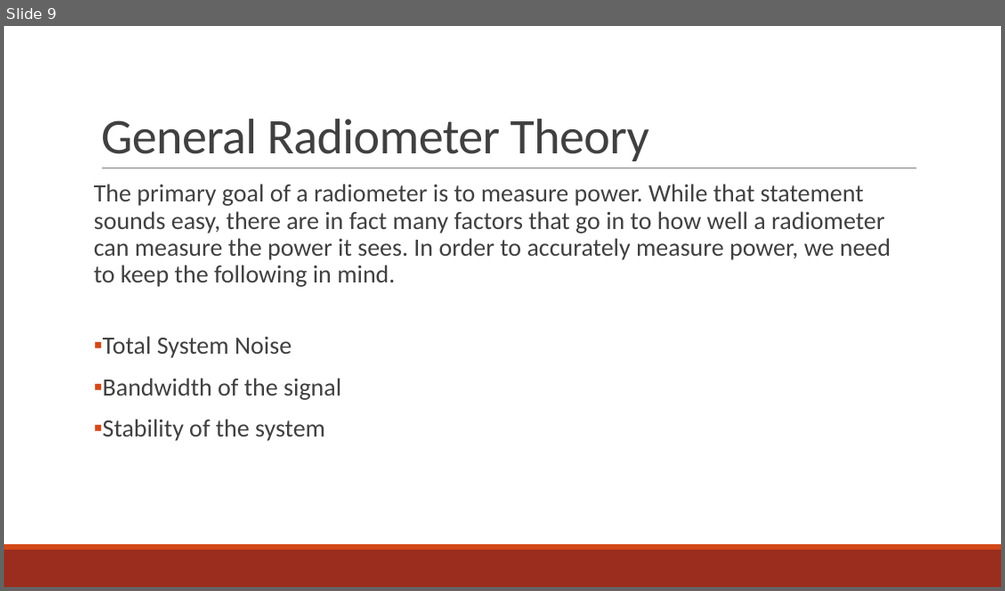
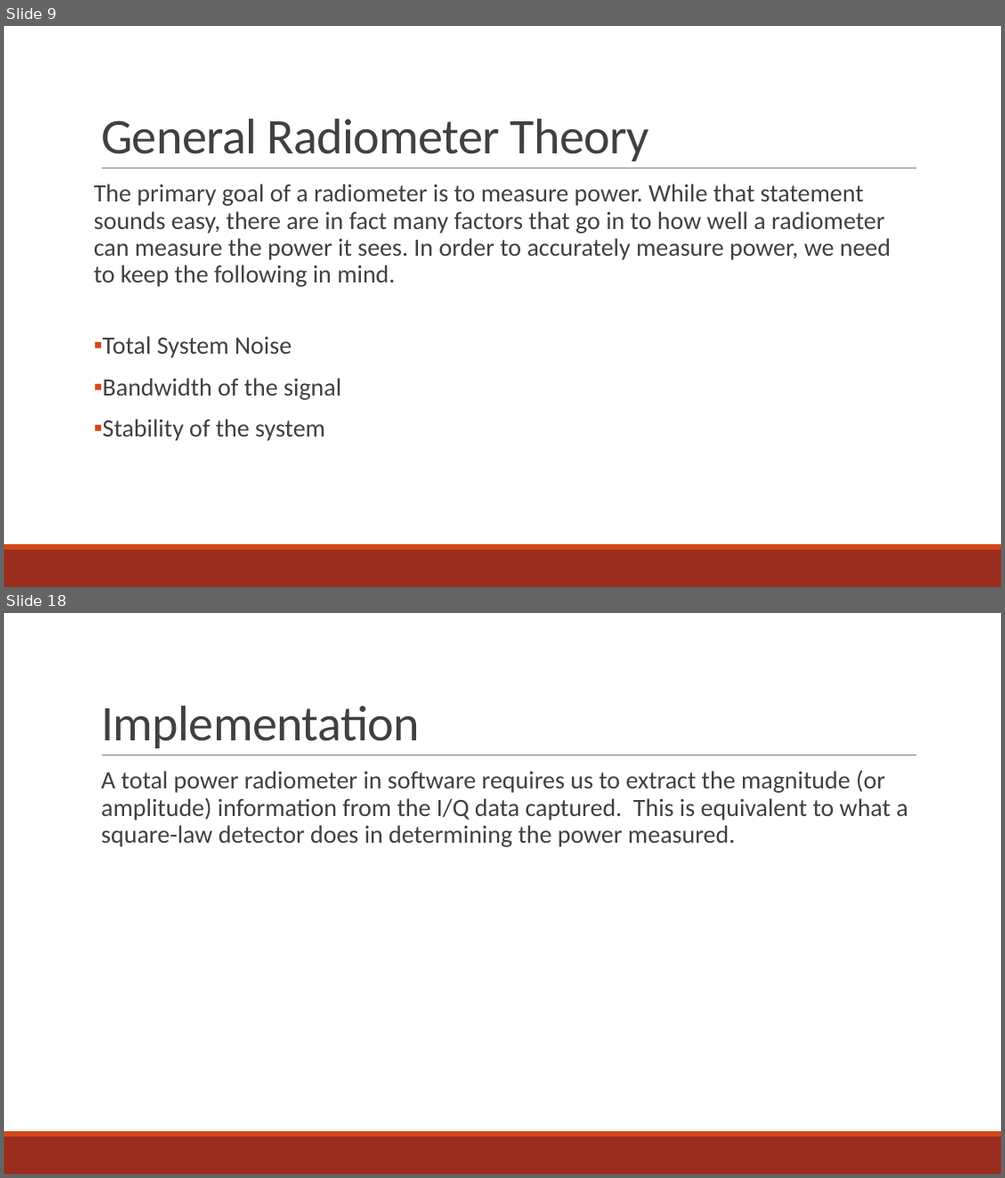
Before and after one commit to matgyver/Radiometer-SDR-Thesis, a slide deck: Presentation/Final Oral Presentation.pptx. Shown one above the other, each under a label of ours: slide 9 before the commit, slides 9 and 18 after it; the slides between them are not shown. The pictures are 1005x591 and 1005x1178 pixels, drawn with LibreOffice and Linux fonts; fonts in the diff are those of the drawing. Boxes give left, top, right and bottom in pixels: in the first picture for what was removed or moved away, otherwise in the second. Text is boxed around its words. In the diff, an @@ line names an element or a change of style, - is before the commit and + after.

```diff
--- a/Presentation/Final Oral Presentation.pptx
+++ b/Presentation/Final Oral Presentation.pptx
@@ slide 18 added at box(4, 613, 1001, 1174), background #FFFFFF; not listed: 3 template elements that a slide beside it also shows @@
@@ title added at box(101, 706, 420, 748), 48 pt, text #404040 @@
+Implementation
@@ text added at box(101, 771, 907, 847), 24 pt, text #404040 @@
+  A total power radiometer in software requires us to extract the magnitude (or amplitude) information from the I/Q data captured. This is equivalent to what a square-law detector does in determining the power measured.
```
Also in this commit, not shown: 1 slide changed, 9 other slides added, 1 other file.
